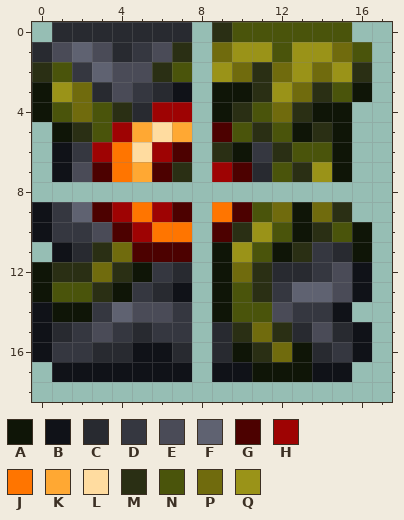
Pixel-art sprite, stored at Resources/Textures/Tiles/Decorations/BackwoodsCrate_Hardmode.png. The first picture shows the starting point.
The file is 36x38 pixels, drawn in blocks of 2x2; one block is one cell here.
Palette (. is transparent): A #0f1507  B #101218  C #282a30  D #353740  E #4a4b57  F #5f6271  G #4c0100  H #9e0303  J #ff7500  K #ffa833  L #ffdca0  M #2a2f14  N #4a540b  P #706b0d  Q #9a9318
After the commit:
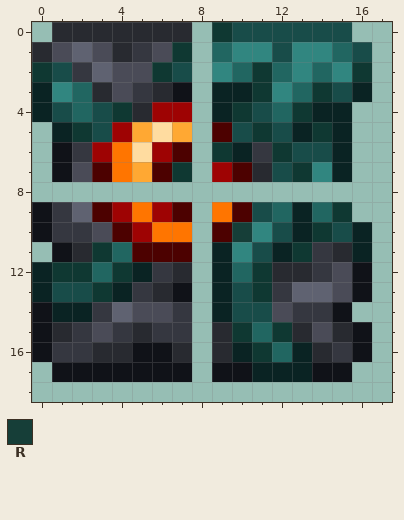
Colours new in this view: R #163e38
What changed:
Colour A changes from #0f1507 to #0a2323.
Colour M changes from #2a2f14 to #0f3832.
Colour N changes from #4a540b to #184c49.
Colour P changes from #706b0d to #216661.
Colour Q changes from #9a9318 to #318680.
The edit turns colour M into colour R in row 10 at x 10.
Where, in picture pixels (left, top, right, bottom), the same in both pictures:
changed: (32, 22, 372, 382)
